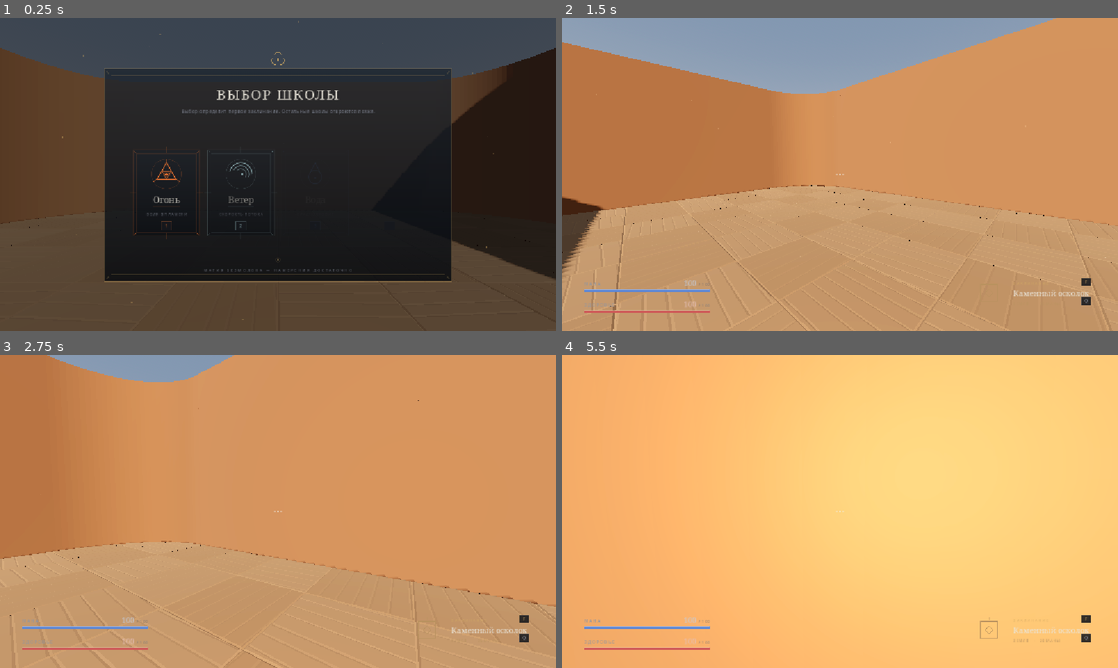
Above: before the commit, frames 1-4 (two rows, left to right).
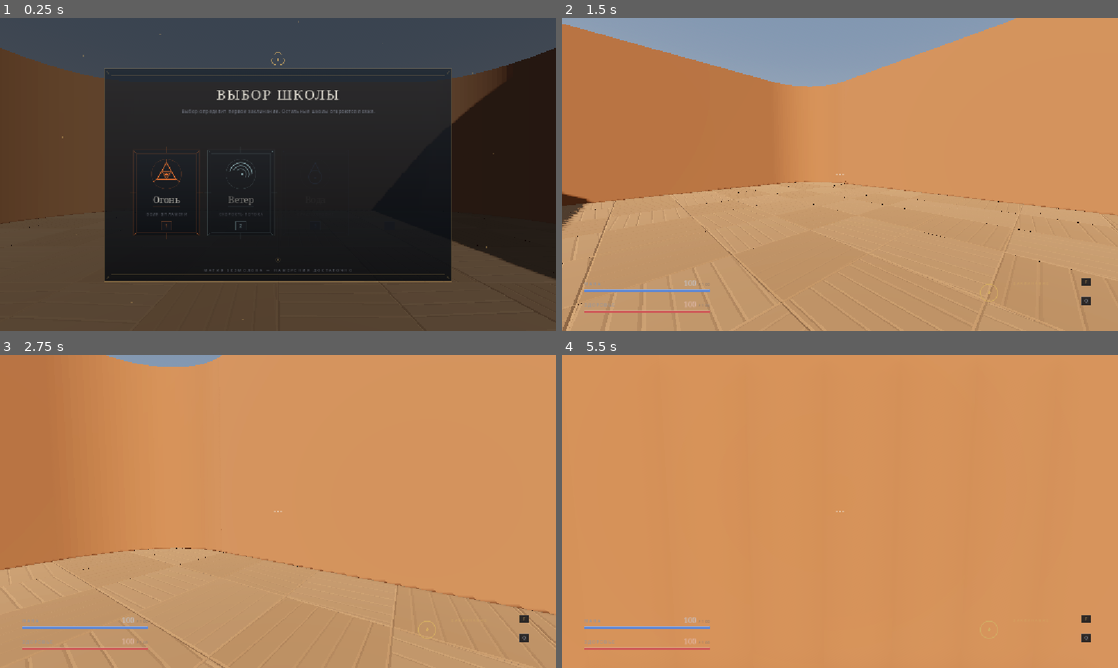
Above: after the commit, the same moments.

Repository: Tunwell1/test-game
Game: Godot game, scene res://main.tscn
The game is run twice, just before and just after one commit, with the same random seed, the same clock (stepped at 60 frames per second) and the same inputs.
Inputs (mouse positions are in pixels of both pictures, inside the frame that each line leads up to):
- Up to frame 1 (0.25 s): no input
- Up to frame 2 (1.5 s): tap Enter at 0.5 s; move the mouse to (962, 158) at 0.52 s; hold D (move_right) 0.53-1.28 s; tap F (cast_spell, bound only before the commit) at 0.6 s; click (962, 158) at 0.67 s; tap Space (jump) at 0.77 s; move the mouse to (812, 174) at 1.27 s; hold W (move_forward) from 1.28 s (still down); tap Ctrl (crouch) at 1.35 s; click (812, 174) at 1.42 s
- Up to frame 3 (2.75 s): keep holding W (move_forward); tap Space (jump) at 1.52 s; move the mouse to (289, 505) at 2.02 s; tap E (interact) at 2.1 s; click (289, 505) at 2.17 s
- Up to frame 4 (5.5 s): keep holding W (move_forward); move the mouse to (834, 517) at 2.77 s; tap Q (next_spell, bound only before the commit) at 2.85 s; click (834, 517) at 2.92 s; tap Space (jump) at 3.02, 3.77, 4.52 s; move the mouse to (878, 514) at 3.52 s; tap 1 (pick_school_1, bound only before the commit) at 3.6 s; click (878, 514) at 3.67 s; move the mouse to (795, 508) at 4.27 s; tap 2 (pick_school_2, bound only before the commit) at 4.35 s; click (795, 508) at 4.42 s; move the mouse to (845, 511) at 5.02 s; tap 3 (pick_school_3, bound only before the commit) at 5.1 s; click (845, 511) at 5.17 s

The runs differ from the first frame. In frame 2, 6.2% of the frame differs, in the area x 0-100%, y 0-100%; in frame 3, 3.4%; in frame 4, 99%.
Error after the commit: Parse Error: Could not resolve external class member "acquire". (res://spell_caster.gd:181)

Commit message:
Магия: освещаемый шейдер вместо unshaded, объём огня, экранная постобработка
Диагноз (docs/notes/spell-look-ceiling.md, замер по docs/shots/hud.png):
сцена НЕ пересвечена — медиана 85/255, пол ярче 200 всего на 0.4% площади.
Значит потолок не в яркости, а в том, что магия вообще не получает свет:
шейдер был unshaded с поддельным ламбертом.

- spell_projectile: шейдер переписан на освещаемый spatial (blend_mix),
  убран unshaded и ручной sun_dir; огонь = эмиссия > 1, вода = ROUGHNESS
  0.04 и блик, ветер = тонкая плёнка.
- Огонь объёмный: тело из трёх сросшихся октаэдров + второй слой медленных
  шлейфов SpellFlames (в мире, всплывают); свет огня с тенями.
- spell_screen_fx.gd: экранная постобработка — вспышка в цвет школы,
  сжатие виньетки на касте, хроматика на тяжёлом ударе рядом.
- Удар: пятно света на поверхности (SpellGlowPool), двухфазная вспышка
  (пик 0.16 с + тёплый остаток 0.55 с).
- main.tscn: SSAO включён (контактные тени).
- Тесты: shader-контракт обновлён, добавлены test_fire_has_volume,
  test_screen_post_process, test_impact_leaves_glow_on_surface,
  test_contact_shadows_enabled.

Co-authored-by: arena-agent <297053741+arena-agent@users.noreply.github.com>

Diff:
--- a/hud.gd
+++ b/hud.gd
@@ -15,6 +15,8 @@
 var hud_canvas: Control
 var school_screen: Control
 var death_screen: Control
+## Экранная постобработка магии: вспышка, виньетка, хроматика на ударе.
+var screen_fx: SpellScreenFx = null
 
 var spell_name: String = ""
 var spell_school: String = ""
@@ -64,6 +66,7 @@
 	_apply_debug_settings()
 	if player != null and player.spell_caster != null:
 		player.spell_caster.spell_cast.connect(_on_spell_cast)
+	screen_fx = SpellScreenFx.create(self)
 
 func set_interface_scale(value: float) -> void:
 	_interface_scale = clampf(value, 0.5, 2.0)
@@ -209,6 +212,8 @@
 	# Сигнал приходит в момент вылета снаряда: прицел разряжается расходящимся
 	# кольцом, и кисть «отпускает» накопленное.
 	_cast_pulse = 1.0
+	if screen_fx != null:
+		screen_fx.on_cast(spell_tint)
 
 ## Попадание по врагу читается по падению HP у цели под прицелом:
 ## отдельного сигнала от снаряда не требуется.
@@ -242,6 +247,10 @@
 	var hp := float(target.get("health"))
 	if hp < _last_enemy_health - 0.5:
 		_hit_pulse = 1.0
+		if screen_fx != null and target is Node3D:
+			var dist := (target as Node3D).global_position.distance_to(player.global_position)
+			var heavy := (_last_enemy_health - hp) >= 20.0
+			screen_fx.on_impact(spell_tint, dist, heavy)
 	_last_enemy_health = hp
 
 ## Прицел: точка, четыре засечки; при цели — раскрытое кольцо и подсказка.
--- a/main.tscn
+++ b/main.tscn
@@ -41,6 +41,11 @@
 glow_hdr_scale = 1.6
 glow_levels/4 = 1.0
 glow_levels/5 = 0.45
+sdfgi_enabled = false
+ssao_enabled = true
+ssao_radius = 1.2
+ssao_intensity = 2.2
+ssao_power = 1.8
 
 [sub_resource type="BoxMesh" id="BoxMesh_floor"]
 material = ExtResource("1_mat")
--- a/spell_projectile.gd
+++ b/spell_projectile.gd
@@ -21,6 +21,8 @@
 var _trail: GPUParticles3D = null
 var _light: OmniLight3D = null
 var _smoke: GPUParticles3D = null
+## Медленные шлейфы пламени: второй слой огня, который остаётся в мире.
+var _flames: GPUParticles3D = null
 ## Пул: снаряд не удаляется после попадания, а гаснет и возвращается в пул.
 var _pooled: bool = false
 var _body_key: String = ""
@@ -145,6 +147,9 @@
 	if _smoke != null:
 		_smoke.queue_free()
 		_smoke = null
+	if _flames != null:
+		_flames.queue_free()
+		_flames = null
 	if _light != null:
 		_light.queue_free()
 		_light = null
@@ -171,9 +176,15 @@
 		_light.omni_range = 5.4
 		_light.light_energy = 2.6
 		_light.omni_attenuation = 1.4
+		# Тень у огня: без неё источник света выглядит «нарисованным», потому
+		# что ничего не затеняет. Один источник с тенями коридор потянет.
+		_light.shadow_enabled = true
+		_light.shadow_blur = 1.2
 		add_child(_light)
 		_smoke = _make_smoke()
 		add_child(_smoke)
+		_flames = _make_flames()
+		add_child(_flames)
 
 ## Перекраска без пересборки материалов: пул переиспользует тело снаряда,
 ## а школа у него может быть другой.
@@ -193,6 +204,8 @@
 		_set_particle_color(_trail, Color(tint.r, tint.g, tint.b, 0.85))
 	if _smoke != null:
 		_set_particle_color(_smoke, Color(0.16, 0.14, 0.13, 0.26))
+	if _flames != null:
+		_set_particle_color(_flames, Color(1.0, 0.62, 0.22, 0.55))
 	if _light != null:
 		_light.light_color = tint
 
@@ -223,6 +236,8 @@
 		_trail.restart()
 	if _smoke != null:
 		_smoke.restart()
+	if _flames != null:
+		_flames.restart()
 	var flight := SpellAudio.play_at(self, Vector3.ZERO,
 		SpellAudio.flight_stream(visual), -16.0, "SpellFlightAudio")
 	if flight != null:
@@ -254,9 +269,10 @@
 # --- Форма снаряда ---------------------------------------------------------
 
 func _build_mesh() -> Mesh:
-	match visual:
-		"fire":
-			return _octahedron(Vector3(0.17, 0.20, 0.17), 0.14)
+	# Огонь — не один октаэдр: ядро плюс два лепестка сзади. Одно тело всегда
+	# читается как наклейка, а наложение трёх объёмов даёт «клубок пламени».
+	if visual == "fire":
+		return _fire_body()
 		"wind":
 			return _ribbon(0.16, 0.55, 1.5)
 		"water":
@@ -272,6 +288,35 @@
 	fallback.radius = 0.15
 	fallback.height = 0.3
 	return fallback
+
+## Огненное тело: ядро + два вытянутых лепестка, сросшихся в комок.
+func _fire_body() -> ArrayMesh:
+	var st := SurfaceTool.new()
+	st.begin(Mesh.PRIMITIVE_TRIANGLES)
+	_append_octahedron(st, Vector3(0.15, 0.19, 0.15), 0.10, Vector3.ZERO)
+	_append_octahedron(st, Vector3(0.10, 0.26, 0.10), 0.16, Vector3(0.0, 0.0, 0.10))
+	_append_octahedron(st, Vector3(0.13, 0.12, 0.13), 0.12, Vector3(0.0, 0.03, -0.09))
+	st.generate_normals()
+	return st.commit()
+
+func _append_octahedron(st: SurfaceTool, size: Vector3, jitter: float, offset: Vector3) -> void:
+	var pts := [
+		Vector3(size.x, 0.0, 0.0), Vector3(-size.x, 0.0, 0.0),
+		Vector3(0.0, size.y, 0.0), Vector3(0.0, -size.y, 0.0),
+		Vector3(0.0, 0.0, size.z), Vector3(0.0, 0.0, -size.z),
+	]
+	if jitter > 0.0:
+		for i in pts.size():
+			var p: Vector3 = pts[i]
+			pts[i] = p * (1.0 + sin(float(i) * 12.9898 + offset.z * 7.0) * jitter)
+	var faces := [
+		[2, 0, 4], [2, 4, 1], [2, 1, 5], [2, 5, 0],
+		[3, 4, 0], [3, 1, 4], [3, 5, 1], [3, 0, 5],
+	]
+	for f in faces:
+		st.add_vertex(pts[int(f[0])] + offset)
+		st.add_vertex(pts[int(f[1])] + offset)
+		st.add_vertex(pts[int(f[2])] + offset)
 
 func _octahedron(size: Vector3, jitter: float) -> ArrayMesh:
 	var pts := [
@@ -330,62 +375,56 @@
 	var shader := Shader.new()
 	shader.code = """
 shader_type spatial;
-render_mode unshaded, cull_disabled;
+// ВАЖНО: никакого unshaded. Прошлая версия рисовала снаряд поверх мира и
+// подделывала свет ручным ламбертом — поэтому любая магия выглядела наклейкой.
+// Теперь тело получает настоящий свет сцены, тени и блики.
+render_mode blend_mix, cull_disabled, depth_draw_opaque;
 
 uniform vec4 tint : source_color = vec4(1.0, 1.0, 1.0, 1.0);
-uniform float mode = 0.0;
+uniform float mode = 0.0;          // 0 огонь, 1 ветер, 2 вода
 uniform float speed = 1.0;
-// Направление на солнце в мире. В unshaded-режиме света сцены нет, поэтому
-// вода и ветер получают форму от собственного дешёвого ламберта — иначе
-// объёмный предмет выглядит плоской наклейкой.
-uniform vec3 sun_dir = vec3(0.55, 0.72, 0.42);
+uniform float warmth = 1.0;        // насколько тело «раскалено»
 
 varying vec3 v_local;
 
 void vertex() {
 	v_local = VERTEX;
-	// Квадратная волна вместо плавного шума: форма дёргается, а не дышит.
 	if (mode < 0.5) {
-		VERTEX += NORMAL * step(0.4, sin(TIME * speed * 9.0 + VERTEX.y * 14.0)) * 0.025;
+		// Пламя дышит: смещение по нормали на низкой частоте.
+		VERTEX += NORMAL * sin(TIME * speed * 5.0 + VERTEX.y * 9.0) * 0.012;
 	} else if (mode < 1.5) {
-		VERTEX.z += sin(VERTEX.x * 26.0 + TIME * speed * 11.0) * 0.02;
+		// Ветер: лента изгибается, а не мерцает полосами.
+		VERTEX.z += sin(VERTEX.x * 14.0 + TIME * speed * 4.0) * 0.02;
 	}
 }
 
 void fragment() {
-	// Светится только огонь. Вода, ветер и земля — материя: их цвет должен
-	// читаться как отражённый/рассеянный свет, а не как источник.
-	// 0 — огонь (эмиссия > 1, уходит в glow), 1 — ветер, 2 — вода.
 	float facing = abs(dot(normalize(NORMAL), normalize(VIEW)));
-	float rim = step(0.80, 1.0 - facing);
-	float facet = step(0.0, NORMAL.y) * 0.12;
-	vec3 col = tint.rgb;
+	// Мягкая кромка силуэта: не ступенька, а плавный переход.
+	float rim = pow(1.0 - facing, 2.5);
+
 	if (mode < 0.5) {
-		// Ядро пламени выходит за 1.0 — только оно и попадает в узкий HDR-glow.
-		col *= (1.25 + facet);
-		float band = step(0.0, sin(v_local.y * 24.0 - TIME * speed * 3.5));
-		col = mix(col, vec3(1.9, 1.5, 0.8), band * 0.35);
-		col = mix(col, vec3(2.2), rim * 0.85);
+		// Огонь: раскалённое ядро + эмиссия > 1 уходит в узкий glow.
+		// ALBEDO держим тёмным, чтобы тело читалось на фоне собственного света.
+		float heat = mix(0.55, 1.0, warmth);
+		ALBEDO = tint.rgb * 0.35;
+		EMISSION = mix(tint.rgb, vec3(2.4, 1.5, 0.5), rim) * heat * 1.8;
+		ALPHA = 1.0;
 	} else if (mode < 1.5) {
-		// Ветер: полупрозрачная плёнка воздуха. Светлая кромка — не свет,
-		// а преломление на сгибе ленты.
-		col = mix(col * 0.80, vec3(0.95, 0.98, 1.0), rim * 0.45);
-		col *= 0.88 + 0.12 * step(0.0, sin(v_local.x * 22.0 - TIME * speed * 5.0));
+		// Ветер — почти невидимый воздух: тонкая плёнка, ловящая свет.
+		ALBEDO = tint.rgb;
+		ROUGHNESS = 0.85;
+		METALLIC = 0.0;
+		ALPHA = 0.28 + rim * 0.35;
 	} else {
-		// Вода: плотное тело капли, тёмное к краю (как у настоящей воды
-		// в контровом свете) и светлая «линза» в середине.
-		float lens = 1.0 - smoothstep(0.0, 0.7, abs(normalize(VERTEX).y));
-		col = mix(tint.rgb * 0.55, tint.rgb * 1.05 + vec3(0.10), lens);
-		col = mix(col, tint.rgb * 1.25, rim * 0.35);
-	}
-	ALBEDO = col;
-	ALPHA = tint.a;
-	if (mode >= 0.5) {
-		// Материя подчиняется солнцу: половина яркости — от направления на
-		// источник, половина — от рассеянного света коридора.
-		vec3 sun_view = normalize((VIEW_MATRIX * vec4(sun_dir, 0.0)).xyz);
-		float lambert = max(dot(normalize(NORMAL), sun_view), 0.0);
-		ALBEDO *= 0.55 + 0.45 * lambert;
+		// Вода: гладкая, прозрачная, с сильным бликом — она обязана ловить
+		// солнце и окружение. Это и есть «дорогой» вид без всякого свечения.
+		ALBEDO = tint.rgb * 0.9;
+		ROUGHNESS = 0.04;
+		METALLIC = 0.0;
+		SPECULAR = 0.85;
+		// В глубине капли цвет темнее — объём читается за счёт толщины.
+		ALPHA = 0.55 + rim * 0.4;
 	}
 }
 """
@@ -398,18 +437,24 @@
 		var shader_mat := ShaderMaterial.new()
 		shader_mat.shader = _shader()
 		# Огонь — единственный источник света среди тел снарядов.
-		var alpha := 1.0 if visual == "fire" else 0.72
-		shader_mat.set_shader_parameter("tint", Color(tint.r, tint.g, tint.b, alpha))
+		shader_mat.set_shader_parameter("tint", tint)
 		shader_mat.set_shader_parameter("mode", float(modes[visual]))
+		shader_mat.set_shader_parameter("warmth", 1.0)
 		shader_mat.set_shader_parameter("speed",
 			1.6 if visual == "wind" else 1.0)
 		return shader_mat
-	# Земля: обычный освещённый камень — шероховатый, без свечения.
+	# Земля: обычный освещённый камень. Ключевое — он получает свет сцены
+	# и отбрасывает тень; никакой эмиссии и никакого unshaded.
 	var mat := StandardMaterial3D.new()
 	mat.albedo_color = tint
-	mat.roughness = 0.9
+	mat.roughness = 0.92
 	mat.metallic = 0.0
+	mat.metallic_specular = 0.12
 	mat.cull_mode = BaseMaterial3D.CULL_DISABLED
+	# Тёплый оттенок в тенях: камень не должен проваливаться в чёрный.
+	mat.rim_enabled = true
+	mat.rim = 0.25
+	mat.rim_tint = 0.4
 	return mat
 
 ## Частицы — это материя, а не голограммы. Аддитивное свечение разрешено
@@ -435,7 +480,11 @@
 		mat.blend_mode = BaseMaterial3D.BLEND_MODE_ADD
 		return mat
 	# Материя: освещённая, с шероховатостью или прозрачностью — по типу.
+	# Билборд разворачивает квад к камере, и нормаль у него остаётся «в камеру»,
+	# поэтому ламберт одинаков у всех частиц. Поворачиваем нормаль к небу:
+	# тогда капля ловит блик сверху, а не выглядит плоским кружком.
 	mat.shading_mode = BaseMaterial3D.SHADING_MODE_PER_PIXEL
+	mat.billboard_keep_scale = true
 	mat.albedo_color = color
 	mat.transparency = BaseMaterial3D.TRANSPARENCY_ALPHA
 	mat.blend_mode = BaseMaterial3D.BLEND_MODE_MIX
@@ -479,10 +528,13 @@
 func _make_trail() -> GPUParticles3D:
 	var particles := GPUParticles3D.new()
 	particles.name = "SpellTrail"
-	# Один проход: никаких мягких ядер и аддитивных ореолов.
 	particles.draw_passes = 1
 	particles.lifetime = 0.7
+	# ВАЖНО: local_coords = false. Частицы остаются в мире и отстают от
+	# снаряда — только так за 22 м/с успевает родиться видимый шлейф.
+	# С local_coords = true они летят вместе с ним и не накапливаются.
 	particles.local_coords = false
+	particles.preprocess = 0.25
 	particles.visibility_aabb = AABB(Vector3(-1.5, -1.5, -1.5), Vector3(3.0, 3.0, 3.0))
 
 	var kind := "soft"
@@ -562,6 +614,42 @@
 	particles.emitting = true
 	return particles
 
+## Шлейф пламени: медленные крупные языки, которые отстают от снаряда и
+## складываются в объём. Одни мелкие искры на быстром объекте не читаются.
+func _make_flames() -> GPUParticles3D:
+	var particles := GPUParticles3D.new()
+	particles.name = "SpellFlames"
+	particles.amount = 26
+	particles.lifetime = 0.55
+	particles.local_coords = false
+	particles.visibility_aabb = AABB(Vector3(-2.0, -2.0, -2.0), Vector3(4.0, 4.0, 4.0))
+	var quad := QuadMesh.new()
+	quad.size = Vector2(0.34, 0.34)
+	quad.material = particle_material("soft", Color(1.0, 0.62, 0.22, 0.55))
+	particles.draw_pass_1 = quad
+	var process := ParticleProcessMaterial.new()
+	process.emission_shape = ParticleProcessMaterial.EMISSION_SHAPE_SPHERE
+	process.emission_sphere_radius = 0.12
+	process.direction = Vector3(0.0, 1.0, 0.0)
+	process.spread = 60.0
+	process.initial_velocity_min = 0.1
+	process.initial_velocity_max = 0.5
+	# Пламя всплывает медленно: шлейф не должен улетать вместе со снарядом.
+	process.gravity = Vector3(0.0, 1.1, 0.0)
+	process.damping_min = 1.5
+	process.damping_max = 2.5
+	process.scale_min = 0.7
+	process.scale_max = 1.4
+	process.color_ramp = _fade_ramp(0.6)
+	process.scale_curve = _scale_curve(0.6, 1.9)
+	process.turbulence_enabled = true
+	process.turbulence_noise_strength = 0.55
+	process.turbulence_noise_scale = 1.4
+	process.turbulence_noise_speed = Vector3(0.9, 0.9, 0.9)
+	particles.process_material = process
+	particles.emitting = true
+	return particles
+
 ## Дым за огненным снарядом: крупные тёмные частицы всплывают и расходятся.
 func _make_smoke() -> GPUParticles3D:
 	var particles := GPUParticles3D.new()
@@ -769,6 +857,9 @@
 	if decal_kind != "":
 		_spawn_decal(scene, n, decal_kind)
 
+	# Тёплое/холодное пятно на полу и стенах: магия оставляет след в мире.
+	_spawn_glow_pool(scene, n)
+
 	var torus := TorusMesh.new()
 	torus.inner_radius = 0.11
 	torus.outer_radius = 0.17
@@ -796,11 +887,62 @@
 	tween.tween_property(ring, "scale", Vector3(ring_scale, ring_scale, ring_scale), ring_life)
 	tween.parallel().tween_property(ring_mat, "albedo_color",
 		Color(ring_color.r, ring_color.g, ring_color.b, 0.0), ring_life)
-	# Свет удара гаснет быстрее кольца: импульс должен быть резким, а не
-	# «лампой, которую медленно выключают».
+	# Свет удара живёт двумя фазами: резкий пик (0.16 с) и длинный тёплый
+	# остаток (0.5 с). Одиночная короткая вспышка не успевает «лечь» на стены,
+	# поэтому помещение не реагирует на магию.
 	if flash != null:
-		tween.parallel().tween_property(flash, "light_energy", 0.0, 0.16)
+		tween.parallel().tween_property(flash, "light_energy", flash_energy * 0.35, 0.16)
+		tween.parallel().tween_property(flash, "light_energy", 0.0, 0.55).set_delay(0.16)
 	get_tree().create_timer(0.9, true, false, true).timeout.connect(fx.queue_free)
+
+## Пятно света на поверхности: дешёвый способ показать, что удар «зажёг»
+## место. Использует тот же узкий glow, что и огонь, но без частиц.
+func _spawn_glow_pool(scene: Node, normal: Vector3) -> void:
+	var color := tint
+	var radius := 1.2
+	var duration := 0.6
+	var energy := 1.6
+	match visual:
+		"fire":
+			color = Color(1.0, 0.55, 0.18)
+			radius = 1.6
+			duration = 0.9
+			energy = 2.2
+		"water":
+			color = Color(0.42, 0.62, 0.86)
+			radius = 1.1
+			energy = 0.8
+		"earth":
+			color = Color(0.62, 0.52, 0.40)
+			radius = 0.9
+			energy = 0.5
+		_:
+			# Ветер не оставляет следов: он уносит их с собой.
+			return
+	var quad := QuadMesh.new()
+	quad.size = Vector2(radius, radius)
+	var mat := StandardMaterial3D.new()
+	mat.albedo_texture = _soft_dot_texture()
+	mat.albedo_color = Color(color.r, color.g, color.b, 0.55)
+	mat.shading_mode = BaseMaterial3D.SHADING_MODE_UNSHADED
+	mat.transparency = BaseMaterial3D.TRANSPARENCY_ALPHA
+	mat.blend_mode = BaseMaterial3D.BLEND_MODE_ADD
+	mat.billboard_mode = BaseMaterial3D.BILLBOARD_DISABLED
+	mat.cull_mode = BaseMaterial3D.CULL_DISABLED
+	mat.depth_draw_mode = BaseMaterial3D.DEPTH_DRAW_DISABLED
+	quad.material = mat
+	var pool := MeshInstance3D.new()
+	pool.name = "SpellGlowPool"
+	pool.mesh = quad
+	pool.cast_shadow = GeometryInstance3D.SHADOW_CASTING_SETTING_OFF
+	scene.add_child(pool)
+	pool.global_position = global_position + normal * 0.03
+	pool.global_transform.basis = _ring_basis(normal)
+	pool.global_position = global_position + normal * 0.03
+	var tw := pool.create_tween()
+	tw.tween_property(mat, "albedo_color",
+		Color(color.r, color.g, color.b, 0.0), duration)
+	tw.tween_callback(pool.queue_free)
 
 ## Короткий hitstop для тяжёлого удара камня. Таймер игнорирует time_scale
 ## (иначе при замедлении F3 пауза растягивается), исходный масштаб возвращается.
--- /dev/null
+++ b/spell_screen_fx.gd
@@ -0,0 +1,111 @@
+class_name SpellScreenFx
+extends ColorRect
+
+## Экранная постобработка магии. Отдельного пост-эффекта в сцене не было
+## вообще, а именно он даёт «дорогое» ощущение: работает со всем кадром, а не
+## с горсткой частиц.
+##
+## Слои:
+## - вспышка (flash) в цвет школы при касте и при попадании рядом с игроком;
+## - виньетка, которая на миг сжимается — глаз фокусируется на прицеле;
+## - хроматическое смещение на сильном ударе;
+## - тёплое затемнение по краям у огня, холодное — у воды/ветра.
+
+## Текущая интенсивность вспышки, 0..1. Затухает сама.
+var flash: float = 0.0
+var flash_color: Color = Color.WHITE
+## Резкость виньетки, 0..1: поднимается при касте, отпускает через 0.3 с.
+var focus: float = 0.0
+## Хроматика, 0..1: только на тяжёлых ударах, иначе картинка «мылится».
+var aberration: float = 0.0
+## Постоянная базовая виньетка: тёмный коридор должен давить по краям.
+const BASE_VIGNETTE := 0.35
+
+static var _shader: Shader = null
+
+static func create(host: Node) -> SpellScreenFx:
+	var fx := SpellScreenFx.new()
+	fx.name = "SpellScreenFx"
+	fx.mouse_filter = Control.MOUSE_FILTER_IGNORE
+	fx.set_anchors_preset(Control.PRESET_FULL_RECT)
+	fx.material = _material()
+	host.add_child(fx)
+	return fx
+
+static func _material() -> ShaderMaterial:
+	var mat := ShaderMaterial.new()
+	mat.shader = _get_shader()
+	return mat
+
+static func _get_shader() -> Shader:
+	if _shader != null:
+		return _shader
+	var shader := Shader.new()
+	shader.code = """
+shader_type canvas_item;
+
+uniform vec4 flash_color : source_color = vec4(1.0, 0.5, 0.15, 1.0);
+uniform float flash = 0.0;
+uniform float focus = 0.0;
+uniform float aberration = 0.0;
+uniform float vignette_base = 0.35;
+
+void fragment() {
+	vec2 uv = SCREEN_UV;
+	// Хроматика: разводим каналы к краям кадра, а не целиком.
+	vec2 offset = (uv - 0.5) * aberration * 0.02;
+	float r = texture(SCREEN_TEXTURE, uv + offset).r;
+	float g = texture(SCREEN_TEXTURE, uv).g;
+	float b = texture(SCREEN_TEXTURE, uv - offset).b;
+	vec3 col = vec3(r, g, b);
+
+	// Виньетка: базовая + сжатие на касте.
+	float d = length(uv - 0.5) * 1.4142;
+	float vig = smoothstep(0.45, 1.05, d) * (vignette_base + focus * 0.45);
+	col *= 1.0 - vig;
+
+	// Вспышка: складывается, но не выжигает картинку в белый.
+	col = mix(col, col + flash_color.rgb * 0.65, flash * 0.85);
+
+	COLOR = vec4(col, 1.0);
+}
+"""
+	_shader = shader
+	return shader
+
+func _ready() -> void:
+	# Постобработка не должна перехватывать мышь и жить на паузе отдельно.
+	process_mode = Node.PROCESS_MODE_ALWAYS
+	visible = true
+
+## Вспышка каста: короткая и неяркая, это подсветка кадра, а не засветка.
+func on_cast(color: Color) -> void:
+	flash_color = color
+	flash = maxf(flash, 0.22)
+	focus = maxf(focus, 0.55)
+
+## Удар рядом с игроком: чем ближе, тем сильнее кадр отзывается.
+func on_impact(color: Color, distance: float, heavy: bool) -> void:
+	var closeness := clampf(1.0 - distance / 12.0, 0.0, 1.0)
+	if closeness <= 0.0:
+		return
+	flash_color = color
+	flash = maxf(flash, 0.30 * closeness + (0.18 if heavy else 0.0))
+	focus = maxf(focus, 0.35 * closeness)
+	if heavy:
+		aberration = maxf(aberration, 0.7 * closeness)
+
+func _process(delta: float) -> void:
+	flash = move_toward(flash, 0.0, delta * 2.6)
+	focus = move_toward(focus, 0.0, delta * 3.2)
+	aberration = move_toward(aberration, 0.0, delta * 2.2)
+	var mat := material as ShaderMaterial
+	if mat == null:
+		return
+	mat.set_shader_parameter("flash_color", flash_color)
+	mat.set_shader_parameter("flash", flash)
+	mat.set_shader_parameter("focus", focus)
+	mat.set_shader_parameter("aberration", aberration)
+	mat.set_shader_parameter("vignette_base", BASE_VIGNETTE)
+	# Когда всё по нулям, узел ничего не рисует — экономия на полном экране.
+	visible = flash > 0.001 or focus > 0.001 or aberration > 0.001
Not shown, added: docs/notes/spell-look-ceiling.md
